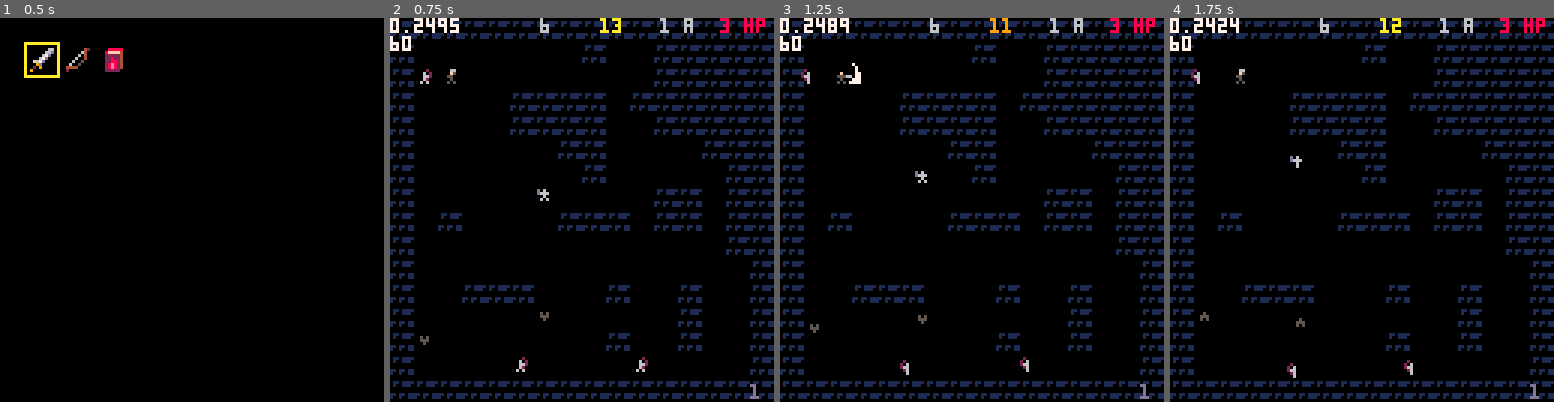
Above: before the commit, frames 1-4 (left to right).
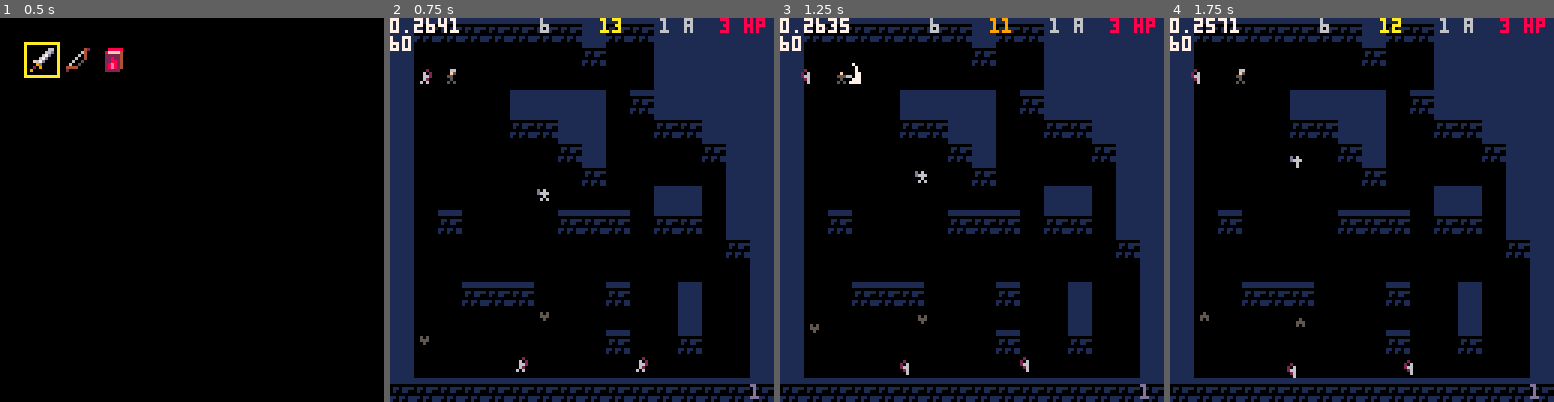
Above: after the commit, the same moments.

Repository: ironchestgames/pico-8-carts
Game: PICO-8 cartridge epicevilender.p8
Two runs of this game, one before a commit and one after it. Both use one fixed random seed, a clock stepped at 60 frames per second and the inputs below.
Inputs:
- Up to frame 1 (0.5 s): tap X (X key) at 0.33 s
- Up to frame 2 (0.75 s): tap O (Z key) at 0.7 s
- Up to frame 3 (1.25 s): tap X (X key) at 1.07 s
- Up to frame 4 (1.75 s): hold Right from 1.6 s (still down); tap O (Z key) at 1.7 s

Frame 1 is identical in both runs. In frame 2, 27% of the frame differs, in the area x 0-100%, y 0-100%; in frame 3, 27%; in frame 4, 27%.

Commit message:
epicevilender - add dungeon themes

Diff:
--- a/epicevilender.p8
+++ b/epicevilender.p8
@@ -245,6 +245,8 @@
 }
 
 dungeonlevel=1 -- current dungeon depth
+dungeonthemes={0,3}
+dungeontheme=1 -- 1 tower, 2 cave
 floormap={} -- the current map
 exitdoor={} -- the exitdoor
 actors={} -- actors
@@ -1465,14 +1467,22 @@
 
 
 function dungeondraw()
- cls()
+ cls(0)
+
+ -- get theme offset
+ local themeoffset=dungeonthemes[dungeontheme]
 
  -- draw walls
  for _y=0,#floormap do
   for _x=0,#floormap[_y] do
    local mapval=floormap[_y][_x]
    if mapval != 0 then
-    spr(0,_x*8,_y*8)
+
+    if floormap[_y+1] and floormap[_y+1][_x] != 0 then
+     spr(themeoffset+1,_x*8,_y*8)
+    else
+     spr(themeoffset+0,_x*8,_y*8)
+    end
 
     if isdebug then
      rect(
@@ -1489,7 +1499,7 @@
  -- draw exitdoor
  if exitdoor.isopen then
   spr(
-   1,
+   themeoffset+2,
    exitdoor.x-exitdoor.halfw,
    exitdoor.y-exitdoor.halfh)
 
@@ -1737,14 +1747,14 @@
 
 
 __gfx__
-00000000001111000000000000000000000000000000000000000000000000000000000000000000000000000000000000000000008888800000004200000066
-0110111101000010000000000000000000000000000000000000000000000000000000000000000000000000000000000000000008ffff40000006400000066d
-010011101000000100000000000000000000000000000000000000000000000000000000000000000000000000000000000000000222224000006040000067d0
-00000000100000010000000000000000000000000000000000000000000000000000000000000000000000000000000000000000022822400006004000067d00
-0000000010000001000000000000000000000000000000000000000000000000000000000000000000000000000000000000000002288240006005000f67d000
-11011011100055510000000000000000000000000000000000000000000000000000000000000000000000000000000000000000028e824006005000009d0000
-10010011100000010000000000000000000000000000000000000000000000000000000000000000000000000000000000000000028e82404444000002090000
-00000000105555510000000000000000000000000000000000000000000000000000000000000000000000000000000000000000022222002000000090000000
+11111111111111110011110001111000011110000000000000000000000000000000000000000000000000000000000000000000008888800000004200000066
+1111111111111111010000101111111111111111005005000000000000000000000000000000000000000000000000000000000008ffff40000006400000066d
+000000001111111110000001110000111100001100555500000000000000000000000000000000000000000000000000000000000222224000006040000067d0
+01101111111111111000000100111100001111000050050000000000000000000000000000000000000000000000000000000000022822400006004000067d00
+0100110011111111100005511101011011111111015555100000000000000000000000000000000000000000000000000000000002288240006005000f67d000
+00000000111111111000ddd111010110000000111050050100000000000000000000000000000000000000000000000000000000028e824006005000009d0000
+11011011111111111005555110110101111111000111111000000000000000000000000000000000000000000000000000000000028e82404444000002090000
+100100111111111110ddddd110101101100001110000000000000000000000000000000000000000000000000000000000000000022222002000000090000000
 00000000000000000000000000000000000000000000000000000000000000000000000000000000000000000000000000000000000000000000000000000000
 00000000011111116611111111114111111000000000000000000000000000000000000000000000000000000000000000000000000000000000000000000000
 0f00f00f511116111111111111111411141000000000000000000000000000000000000000000000000000000000000000000000000000000000000000000000
